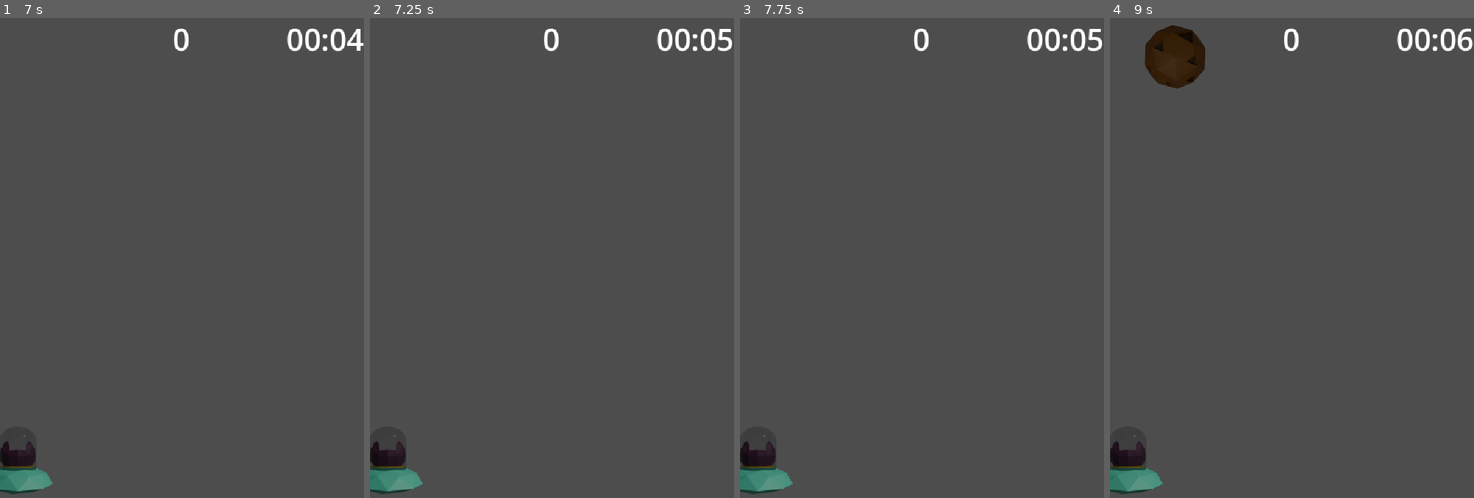
Above: before the commit, frames 1-4 (left to right).
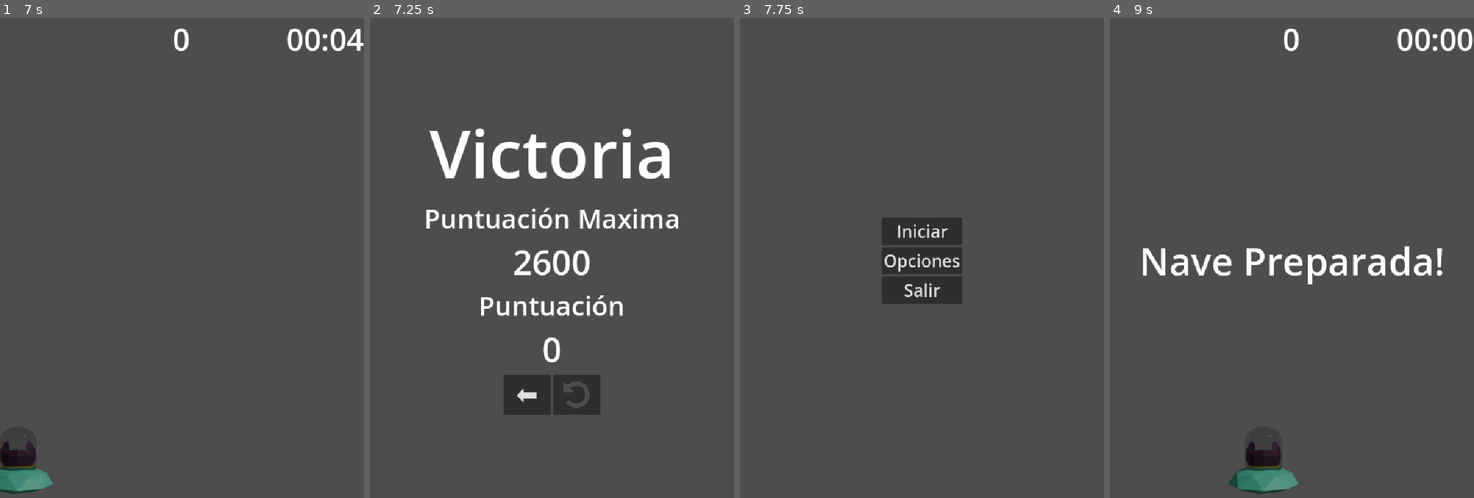
Above: after the commit, the same moments.

Repository: Ian-Jesus/El-viaje-de-Pon
Game: Godot game, scene res://Escenas/menu.tscn
Same seed, same stepped clock (60 frames per second), same inputs: the game is played once before the commit and once after it. The engine's default icon, where the game draws it, is replaced by a stand-in: a white triangle on a blue panel in a dark square.
Inputs (mouse positions are in pixels of both pictures, inside the frame that each line leads up to):
- Up to frame 1 (7 s): click "Opciones" at 0.5 s; click "Volver" at 1.25 s; click "Iniciar" at 2 s; tap Enter at 2.75, 5 s; tap D (der) at 2.85, 3.8, 4.35, 5.1, 6.05, 6.6 s; tap Space at 3.5, 5.75 s; hold A (izq) 3.53-4.28 s; tap W (ata) at 3.6, 5.85 s; hold A (izq) from 5.78 s (still down)
- Up to frame 2 (7.25 s): keep holding A (izq)
- Up to frame 3 (7.75 s): release A (izq) at 7.25 s; click (896, 392) at 7.25 s, where only the run after the commit has a clickable "⬅"
- Up to frame 4 (9 s): click (1292, 229) at 8 s, where only the run after the commit has a clickable "Iniciar"; hold A (izq) from 8.78 s (still down); tap D (der) at 8.85 s

Frame 1 is identical in both runs. In frame 2, 8.7% of the frame differs, in the area x 0-100%, y 2-100%; in frame 3, 5.2%; in frame 4, 6.0%.

Commit message:
Enemigo 2
Ahora tiene bien sus colisiones, pero tengo que ver las colisiones generales

Diff:
--- a/Actores/bala_enemigo_2.tscn
+++ b/Actores/bala_enemigo_2.tscn
@@ -7,6 +7,7 @@
 radius = 20.0
 
 [node name="BalaEnemigo2" type="CharacterBody2D" unique_id=261845327]
+collision_mask = 128
 script = ExtResource("1_fyfj1")
 
 [node name="CollisionShape2D" type="CollisionShape2D" parent="." unique_id=731739587]
--- a/Actores/enemigo.tscn
+++ b/Actores/enemigo.tscn
@@ -11,6 +11,7 @@
 
 [node name="enemigo" type="CharacterBody2D" unique_id=1772469373 groups=["enemigo"]]
 scale = Vector2(0.8, 0.8)
+collision_layer = 128
 collision_mask = 12
 script = ExtResource("1_l5t4n")
 
--- a/Actores/enemigo_2.tscn
+++ b/Actores/enemigo_2.tscn
@@ -3,12 +3,23 @@
 [ext_resource type="Texture2D" uid="uid://c1jtvjna3cix3" path="res://Sprites/PonOVni.png" id="1_ga12t"]
 [ext_resource type="Script" uid="uid://53hcdwaiy34q" path="res://Scripts/enemigo_2.gd" id="1_qsk1r"]
 
+[sub_resource type="RectangleShape2D" id="RectangleShape2D_7asr5"]
+size = Vector2(180, 180)
+
 [sub_resource type="RectangleShape2D" id="RectangleShape2D_obaep"]
 size = Vector2(180, 170)
 
 [node name="Enemigo2" type="CharacterBody2D" unique_id=372033936 groups=["enemigo2"]]
-collision_mask = 12
+collision_layer = 128
+collision_mask = 4
 script = ExtResource("1_qsk1r")
+
+[node name="areaDeteccion" type="Area2D" parent="." unique_id=1615595]
+collision_layer = 0
+collision_mask = 0
+
+[node name="CollisionShape2D" type="CollisionShape2D" parent="areaDeteccion" unique_id=1569007277]
+shape = SubResource("RectangleShape2D_7asr5")
 
 [node name="CollisionShape2D" type="CollisionShape2D" parent="." unique_id=91302955]
 shape = SubResource("RectangleShape2D_obaep")
@@ -19,8 +30,10 @@
 
 [node name="Marker2D" type="Marker2D" parent="." unique_id=142022598]
 position = Vector2(0, 100)
+rotation = 3.1415927
 
 [node name="dispararT" type="Timer" parent="." unique_id=656514386]
 wait_time = 2.5
 
+[connection signal="body_entered" from="areaDeteccion" to="." method="_on_area_deteccion_body_entered"]
 [connection signal="timeout" from="dispararT" to="." method="_on_disparar_t_timeout"]
--- a/Escenas/hud.tscn
+++ b/Escenas/hud.tscn
@@ -45,7 +45,7 @@
 [node name="InicioTimer" type="Timer" parent="." unique_id=702841241]
 
 [node name="TiempoJuego" type="Timer" parent="." unique_id=951096571]
-wait_time = 180.0
+wait_time = 5.0
 autostart = true
 
 [node name="PeligroT" type="Timer" parent="." unique_id=1070822580]
--- a/Escenas/menu.tscn
+++ b/Escenas/menu.tscn
@@ -1,6 +1,6 @@
 [gd_scene format=3 uid="uid://bns1q41lv38yg"]
 
-[ext_resource type="Script" uid="uid://dhsb5137ln6s8" path="res://Scripts/menu.gd" id="1_lnt83"]
+[ext_resource type="Script" uid="uid://dhsb5137ln6s8" path="res://Scripts/UI/menu.gd" id="1_lnt83"]
 
 [node name="Menu" type="Control" unique_id=1088037396]
 layout_mode = 3
--- a/Escenas/nuevo_mundo.tscn
+++ b/Escenas/nuevo_mundo.tscn
@@ -47,6 +47,7 @@
 [node name="AreaInmune" type="Area2D" parent="." unique_id=1476181728]
 position = Vector2(385, 0)
 collision_layer = 0
+collision_mask = 128
 script = ExtResource("4_eia5m")
 
 [node name="CollisionShape2D" type="CollisionShape2D" parent="AreaInmune" unique_id=1329997230]
--- a/Escenas/opciones.tscn
+++ b/Escenas/opciones.tscn
@@ -1,6 +1,6 @@
 [gd_scene format=3 uid="uid://dcigxps7xjncl"]
 
-[ext_resource type="Script" uid="uid://c372xib7ljyno" path="res://Scripts/opciones.gd" id="1_idus3"]
+[ext_resource type="Script" uid="uid://c372xib7ljyno" path="res://Scripts/UI/opciones.gd" id="1_idus3"]
 
 [node name="Opciones" type="Control" unique_id=547012901]
 layout_mode = 3
--- a/Escenas/pantalla_derrota.tscn
+++ b/Escenas/pantalla_derrota.tscn
@@ -1,6 +1,7 @@
 [gd_scene format=3 uid="uid://b8gi5dfubn3ib"]
 
-[ext_resource type="Script" uid="uid://ky3t3of2ak51" path="res://Scripts/pantalla_derrota.gd" id="1_3fou1"]
+[ext_resource type="Script" uid="uid://ky3t3of2ak51" path="res://Scripts/UI/pantalla_derrota.gd" id="1_3fou1"]
+[ext_resource type="Texture2D" uid="uid://7kbah4yxp040" path="res://Sprites/reiniciar.png" id="2_vbfqc"]
 
 [node name="PantallaDerrota" type="Control" unique_id=1688883834]
 custom_minimum_size = Vector2(100, 100)
@@ -78,8 +79,9 @@
 layout_mode = 2
 size_flags_horizontal = 4
 theme_override_font_sizes/font_size = 56
-text = "🗘"
+icon = ExtResource("2_vbfqc")
 icon_alignment = 1
+expand_icon = true
 
 [connection signal="pressed" from="VBoxContainer/HBoxContainer/volverAlMenu" to="." method="_on_volver_al_menu_pressed"]
 [connection signal="pressed" from="VBoxContainer/HBoxContainer/volverAIntentar" to="." method="_on_volver_a_intentar_pressed"]
--- a/Escenas/pantalla_victoria.tscn
+++ b/Escenas/pantalla_victoria.tscn
@@ -1,6 +1,7 @@
 [gd_scene format=3 uid="uid://b71q1rtiudscd"]
 
-[ext_resource type="Script" uid="uid://ckoiffb6wcmpj" path="res://Scripts/pantalla_victoria.gd" id="1_ervxt"]
+[ext_resource type="Script" uid="uid://ckoiffb6wcmpj" path="res://Scripts/UI/pantalla_victoria.gd" id="1_ervxt"]
+[ext_resource type="Texture2D" uid="uid://7kbah4yxp040" path="res://Sprites/reiniciar.png" id="2_1wbdo"]
 
 [node name="PantallaVictoria" type="Control" unique_id=1688883834]
 custom_minimum_size = Vector2(100, 100)
@@ -78,8 +79,9 @@
 layout_mode = 2
 size_flags_horizontal = 4
 theme_override_font_sizes/font_size = 56
-text = "🗘"
+icon = ExtResource("2_1wbdo")
 icon_alignment = 1
+expand_icon = true
 
 [connection signal="pressed" from="VBoxContainer/HBoxContainer/volverAlMenu" to="." method="_on_volver_al_menu_pressed"]
 [connection signal="pressed" from="VBoxContainer/HBoxContainer/volverAIntentar" to="." method="_on_volver_a_intentar_pressed"]
--- a/Scripts/bala.gd
+++ b/Scripts/bala.gd
@@ -4,6 +4,9 @@
 func iniciar(_position):
 	position = _position
 	velocity = Vector2(0, -velocidad)
+
+func destruir():
+	queue_free()
 
 func _physics_process(delta):
 	var collision = move_and_collide(velocity * delta)
--- a/Scripts/enemigo.gd
+++ b/Scripts/enemigo.gd
@@ -23,9 +23,12 @@
 		if collision.get_collider().has_method("hit"):
 			collision.get_collider().hit()
 
+func destruir():
+	queue_free()
 
 func _on_area_deteccion_body_entered(body: Node2D) -> void:
 	Global.enemigo_destruido.emit(10)
 	# Dudo un poco que sea de buena programacion destruir los dos objetos desde el script de uno...
-	body.queue_free()
-	queue_free()
+	if body.has_method("destruir"):
+			body.destruir()
+	destruir()
--- a/Scripts/enemigo_2.gd
+++ b/Scripts/enemigo_2.gd
@@ -2,13 +2,17 @@
 # Los cambios de direccion los hace cuando quiere
 const bala2 = preload("uid://pt5bc7kdwwm7")
 @onready var dispararT: Timer = $dispararT
-
+@onready var areaDeteccion: Area2D = $areaDeteccion
+var contar:int = 1
 func _ready() -> void:
 	Global.inmunidadEnemigo2.connect(Callable(self,"cambio_de_patron"))
+	Global.derrota.connect(Callable(self, "destruir"))
+	Global.victoria.connect(Callable(self, "destruir"))
 
 func cambio_de_patron():
-	print("cambio de direccion")
 	velocity = Vector2(150,0)
+	areaDeteccion.set_collision_mask_value(4,true) # para que la bala entre al area de deteccion
+	set_collision_layer_value(1,true) # como el marker al parecer solo apunta hacia arriba, hacemos que colisione con la nave que lo dispara y luego vaya al objetivo xd
 	dispararT.start()
 
 func disparo():
@@ -18,7 +22,7 @@
 
 func iniciar(_position):
 	position = _position
-	velocity = Vector2(0,50)
+	velocity = Vector2(0,100)
 
 func _physics_process(delta):
 	var collision = move_and_collide(velocity * delta)
@@ -31,3 +35,17 @@
 func _on_disparar_t_timeout() -> void:
 	disparo()
 	dispararT.start()
+
+func destruir():
+	queue_free()
+func _on_area_deteccion_body_entered(body: Node2D) -> void:
+	var vidaEnemiga = 5
+	if contar < vidaEnemiga:
+		contar += 1
+		body.queue_free()
+# Dudo un poco que sea de buena programacion destruir los dos objetos desde el script de uno...
+	elif contar == vidaEnemiga:
+		if body.has_method("destruir"):
+			body.destruir()
+		Global.enemigo_destruido.emit(50)
+		destruir()
Renamed: Scripts/menu.gd -> Scripts/UI/menu.gd
Renamed: Scripts/menu.gd.uid -> Scripts/UI/menu.gd.uid
Renamed: Scripts/opciones.gd -> Scripts/UI/opciones.gd
Renamed: Scripts/opciones.gd.uid -> Scripts/UI/opciones.gd.uid
Renamed: Scripts/pantalla_derrota.gd -> Scripts/UI/pantalla_derrota.gd
Renamed: Scripts/pantalla_derrota.gd.uid -> Scripts/UI/pantalla_derrota.gd.uid
Renamed: Scripts/pantalla_victoria.gd -> Scripts/UI/pantalla_victoria.gd
Renamed: Scripts/pantalla_victoria.gd.uid -> Scripts/UI/pantalla_victoria.gd.uid
Binary file added: Sprites/reiniciar.png
Not shown, added: Sprites/reiniciar.png.import
Not shown, added: export_presets.cfg
